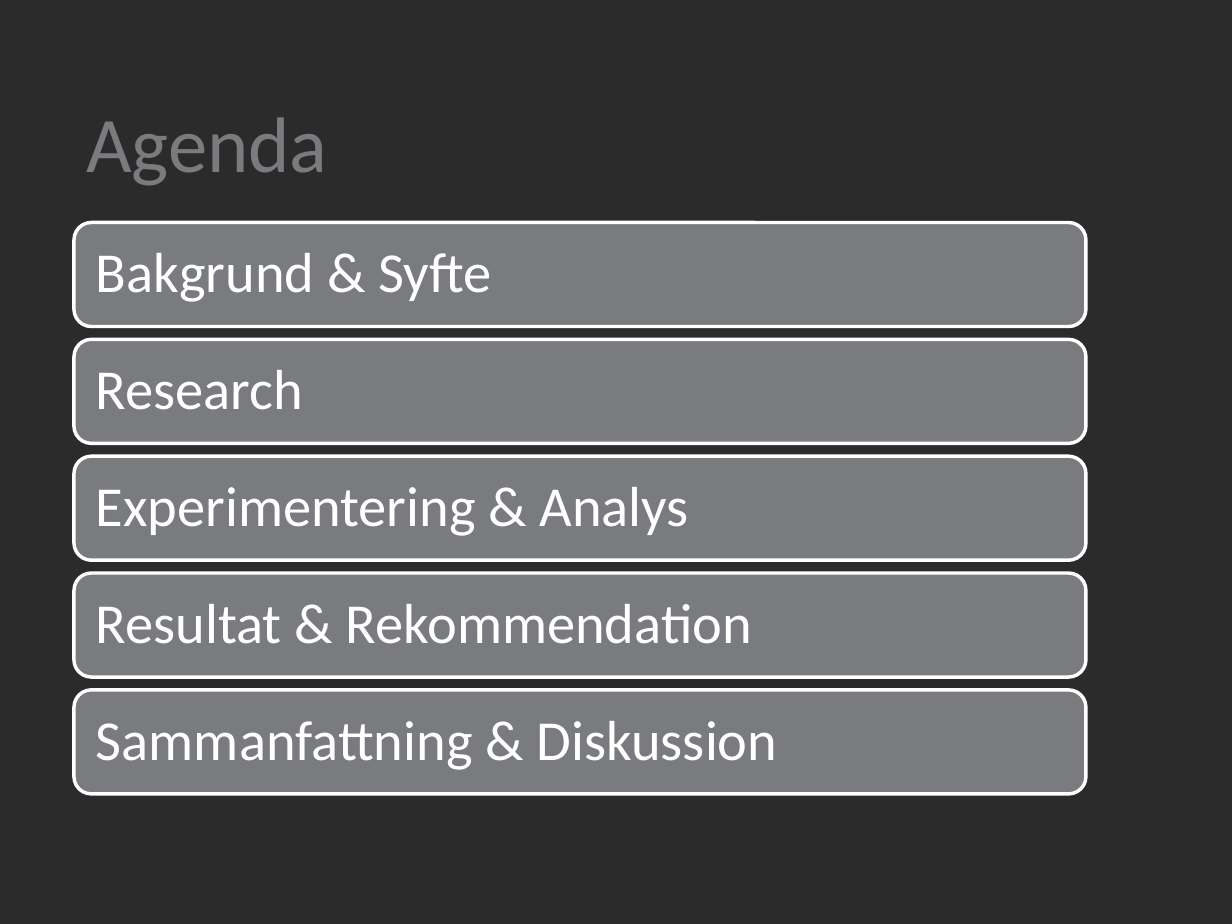
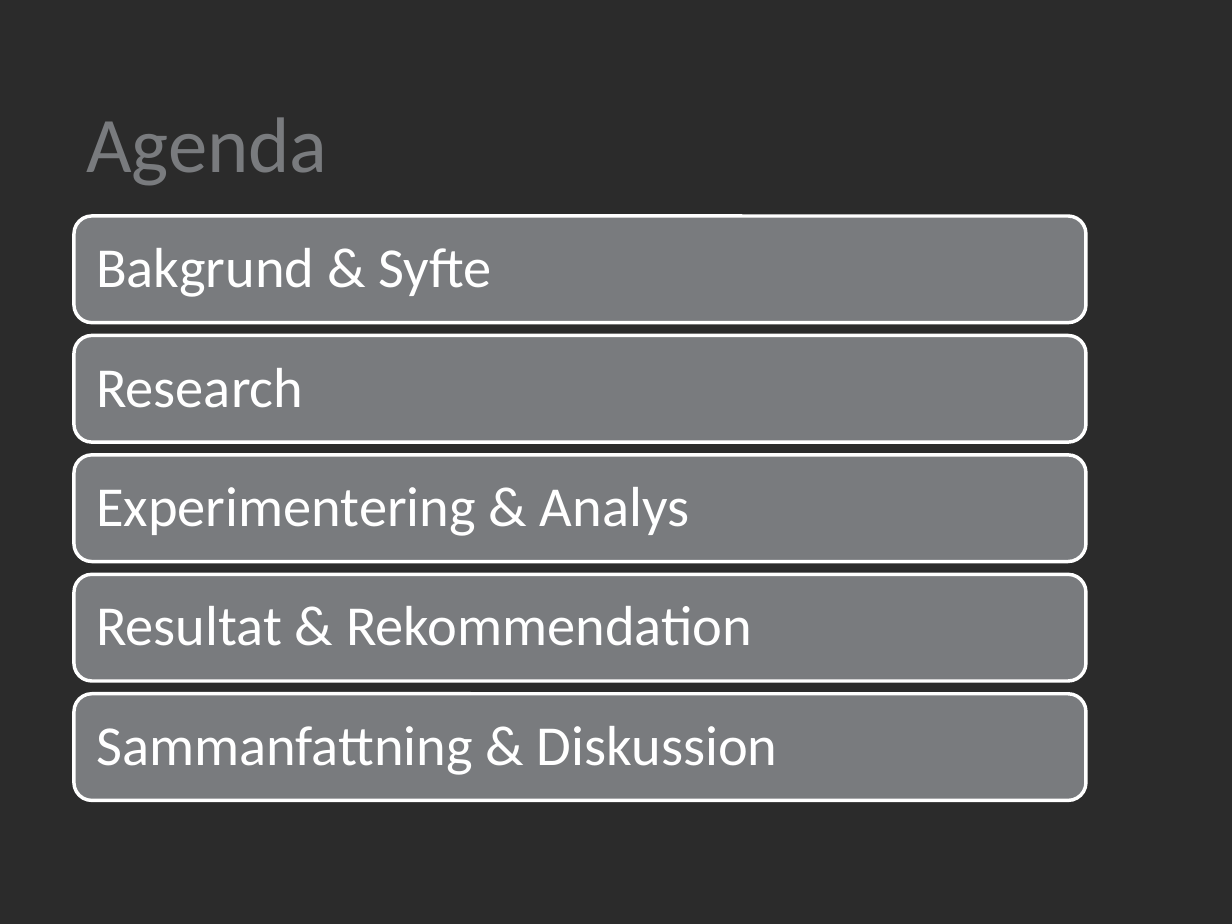
Before and after one commit to Maxenboy/Master-Thesis, a slide deck: slide 2 of Presentation/PresentationLTH.pptx. Drawn at 1232x924 pixels with LibreOffice and Linux fonts; fonts in the diff are those of the drawing; background and template pictures are left out; a plain dark background stands for a picture behind light text. Boxes give left, top, right and bottom in pixels: in the first picture for what was removed or moved away, otherwise in the second. Text is boxed around its words. In the diff, an @@ line names an element or a change of style, - is before the commit and + after.

```diff
--- a/Presentation/PresentationLTH.pptx
+++ b/Presentation/PresentationLTH.pptx
@@ rounded rectangle: place and size @@
-rounded rectangle at (74,223,1085,326)
+rounded rectangle at (74,216,1085,323)
@@ text "Bakgrund & Syfte": place and size @@
-text "Bakgrund & Syfte" at (96,253,491,302)
+text "Bakgrund & Syfte" at (96,248,492,297)
@@ rounded rectangle: place and size @@
-rounded rectangle at (74,339,1085,442)
+rounded rectangle at (74,335,1085,442)
@@ rounded rectangle: place and size @@
-rounded rectangle at (74,573,1085,676)
+rounded rectangle at (74,574,1085,681)
@@ rounded rectangle: place and size @@
-rounded rectangle at (74,690,1085,793)
+rounded rectangle at (74,694,1085,801)
@@ text "Sammanfattning & Diskussion": place and size @@
-text "Sammanfattning & Diskussion" at (96,721,778,770)
+text "Sammanfattning & Diskussion" at (96,726,778,775)
```
Also in this commit, not shown: 2 other slides changed, 1 other file.
